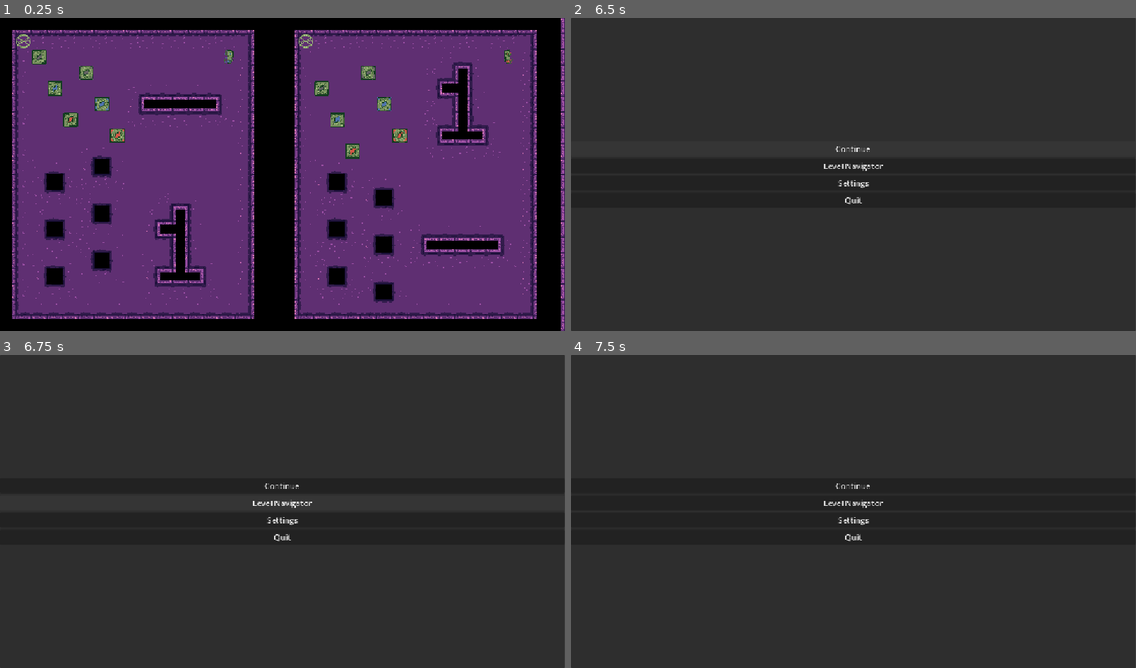
Above: before the commit, frames 1-4 (two rows, left to right).
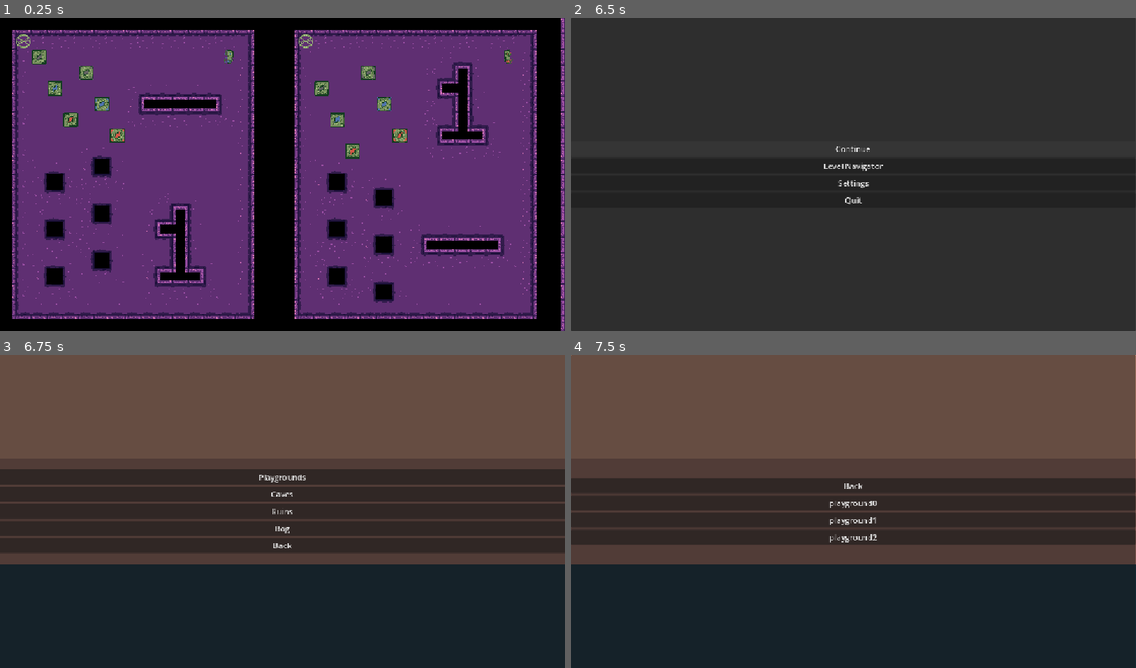
Above: after the commit, the same moments.

Repository: whitsettbe/kcol-f26-gamedevproj-cb
Game: Godot game, scene res://scenes/multilevel.tscn
Two runs of this game, one before a commit and one after it. Both use one fixed random seed, a clock stepped at 60 frames per second and the inputs below.
Inputs (mouse positions are in pixels of both pictures, inside the frame that each line leads up to):
- Up to frame 1 (0.25 s): no input
- Up to frame 2 (6.5 s): tap Enter at 0.5 s; hold D (L_right) 0.53-1.28 s; hold Shift (undo) 0.53-1.28 s; tap Space (restart) every 0.75 s from 1.25 to 3.5 s; hold S (L_down) 1.28-2.03 s; tap Shift (undo) at 1.35, 2.85 s; hold D (L_right) 2.03-2.78 s; hold Shift (undo) 2.03-2.78 s; hold W (L_up) 2.78-3.53 s; hold A (L_left) 3.53-4.25 s; hold Shift (undo) 3.53-4.25 s; tap Escape (L_pause) at 4.15 s; click "Title Screen" at 4.25 s; click (853, 149) at 5 s, where only the run after the commit has a clickable "Continue"; click (853, 149) at 5.75 s, where only the run after the commit has a clickable "Continue"
- Up to frame 3 (6.75 s): click (282, 502) at 6.5 s, where only the run after the commit has a clickable "Level Navigator"
- Up to frame 4 (7.5 s): click (853, 477) at 7.25 s, where only the run after the commit has a clickable "Playgrounds"

Frames 1-2 are identical in both runs. In frame 3, 76% of the frame differs, in the area x 0-100%, y 0-100%; in frame 4, 81%.

Commit message:
Fix main menu unresponsiveness.

Diff:
--- a/TornAsunder/scripts/pause_menu.gd
+++ b/TornAsunder/scripts/pause_menu.gd
@@ -35,5 +35,5 @@
 
 # Opens the title screen
 func _on_title_screen_pressed() -> void:
-	Globals.menu_stack.clear()
+	get_tree().paused = false
 	get_tree().change_scene_to_file("res://scenes/main_menu.tscn")
